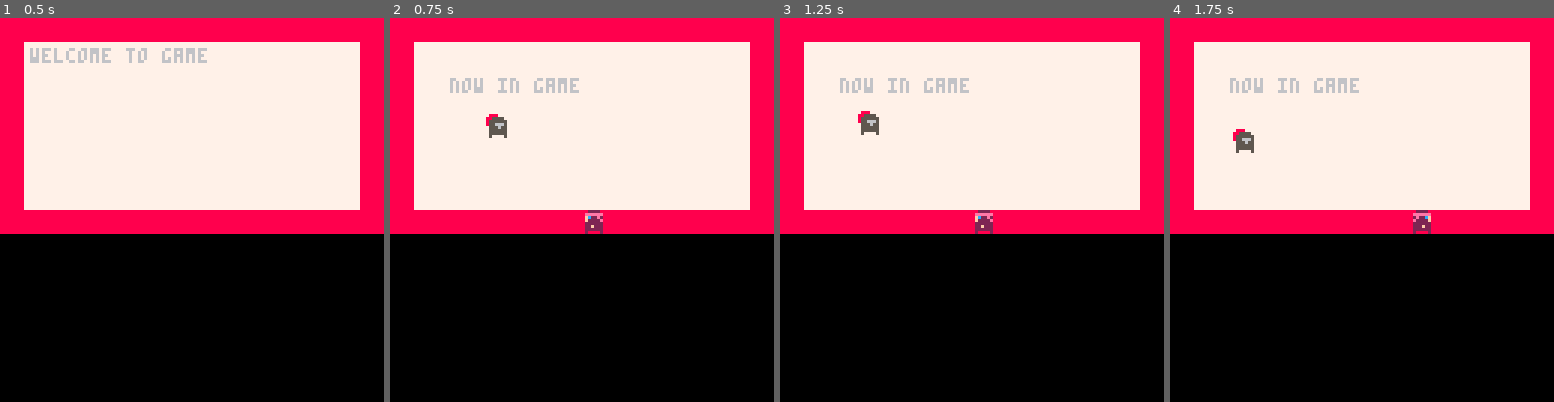
Above: before the commit, frames 1-4 (left to right).
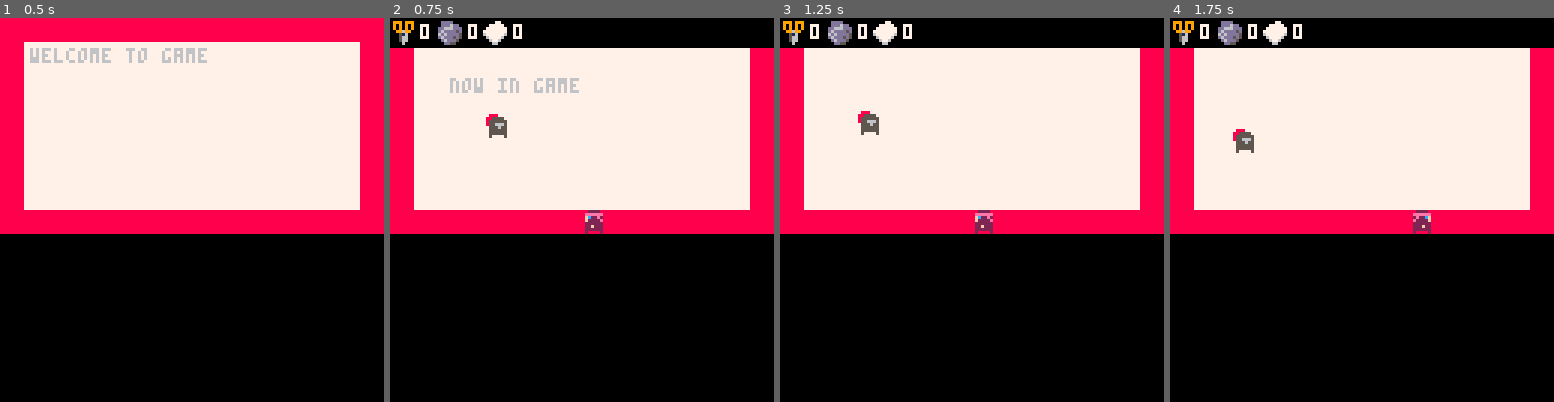
Above: after the commit, the same moments.

Repository: Braxmaster/Gamejam3012
Game: PICO-8 cartridge game.p8
The game is run twice, just before and just after one commit, with the same random seed, the same clock (stepped at 60 frames per second) and the same inputs.
Inputs:
- Up to frame 1 (0.5 s): tap X (X key) at 0.33 s
- Up to frame 2 (0.75 s): tap O (Z key) at 0.7 s
- Up to frame 3 (1.25 s): tap X (X key) at 1.07 s
- Up to frame 4 (1.75 s): hold Right from 1.6 s (still down); tap O (Z key) at 1.7 s

Frame 1 is identical in both runs. In frame 2, 7.8% of the frame differs, in the area x 0-100%, y 0-8%; in frame 3, 8.4%, in the area x 0-100%, y 0-20%; in frame 4, 8.4%.

Commit message:
Now with inventory

Diff:
--- a/game.p8
+++ b/game.p8
@@ -150,7 +150,16 @@
 end
 
 function draw_menu()
-
+  local spr_scissors = 033
+  local spr_stones = 034
+  local spr_paper = 035
+  rectfill(0, 0, 128, 9, 0)
+  spr(spr_scissors, 0, 1)
+  print(tostr(player.scissors), 10, 2, 7)
+  spr(spr_stones, 16, 1)
+  print(tostr(player.stones), 26, 2, 7)
+  spr(spr_paper, 31, 1)
+  print(tostr(player.papers), 41, 2, 7)
 end
 __gfx__
 00000000099990000999999008880000066666600000000000000000000000000000000000000000000000000000000000000000000000000000000000000000
